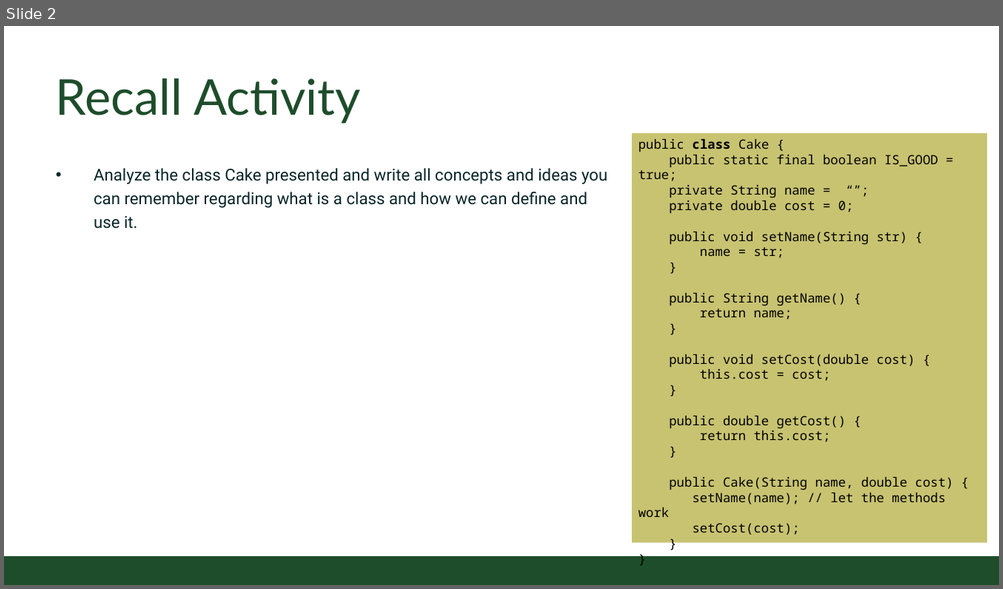
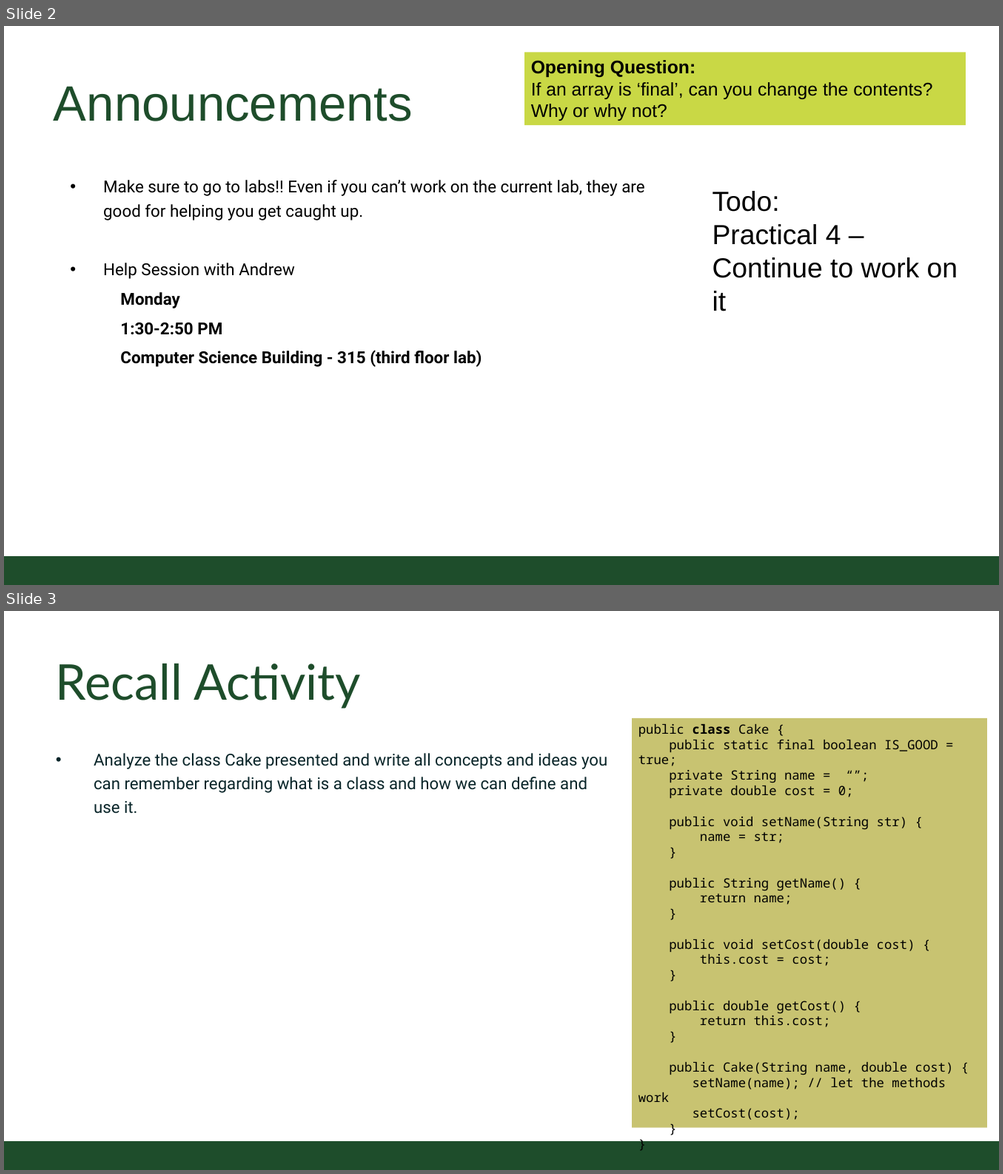
Before and after one commit to CSU-CompSci-CS163-4/Handouts, a slide deck: slides/On-Campus/09_03_MoreClasses.pptx. Shown one above the other, each under a label of ours: slide 2 before the commit, slides 2 and 3 after it. The pictures are 1003x589 and 1003x1174 pixels, drawn with LibreOffice and Linux fonts; fonts in the diff are those of the drawing; background and template pictures are left out. Boxes give left, top, right and bottom in pixels: in the first picture for what was removed or moved away, otherwise in the second. Text is boxed around its words. In the diff, an @@ line names an element or a change of style, - is before the commit and + after.

```diff
--- a/slides/On-Campus/09_03_MoreClasses.pptx
+++ b/slides/On-Campus/09_03_MoreClasses.pptx
@@ slide 2 added at (x1=4, y1=26, x2=999, y2=585), background #FFFFFF @@
@@ rectangle added at (x1=524, y1=53, x2=965, y2=125), fill #C9D845, 20 pt, text #000000 @@
+Opening Question:
+If an array is ‘final’, can you change the contents?
+Why or why not?
@@ title added at (x1=54, y1=86, x2=412, y2=121), 54.4 pt, text #1E4D2B @@
+Announcements
@@ text added at (x1=103, y1=180, x2=644, y2=367), 18.1 pt, text #000000 @@
+• Make sure to go to labs!! Even if you can’t work on the current lab, they are good for helping you get caught up.
+• Help Session with Andrew
+Monday
+1:30-2:50 PM
+Computer Science Building - 315 (third floor lab)
@@ text added at (x1=712, y1=191, x2=957, y2=312), 30.2 pt, text #000000 @@
+Todo:
+Practical 4 – Continue to work on it
@@ rectangle added at (x1=4, y1=557, x2=999, y2=585), fill #1E4D2B @@
@@ what was slide 2 is now slide 3 @@
```
Also in this commit, not shown: 5 slides changed, 2 other slides added, 1 other file.
